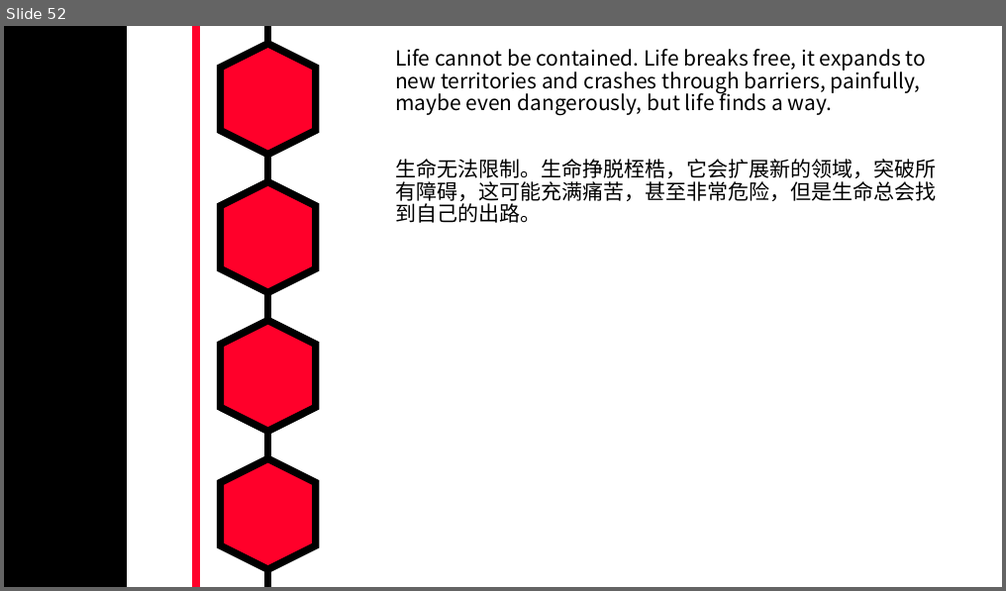
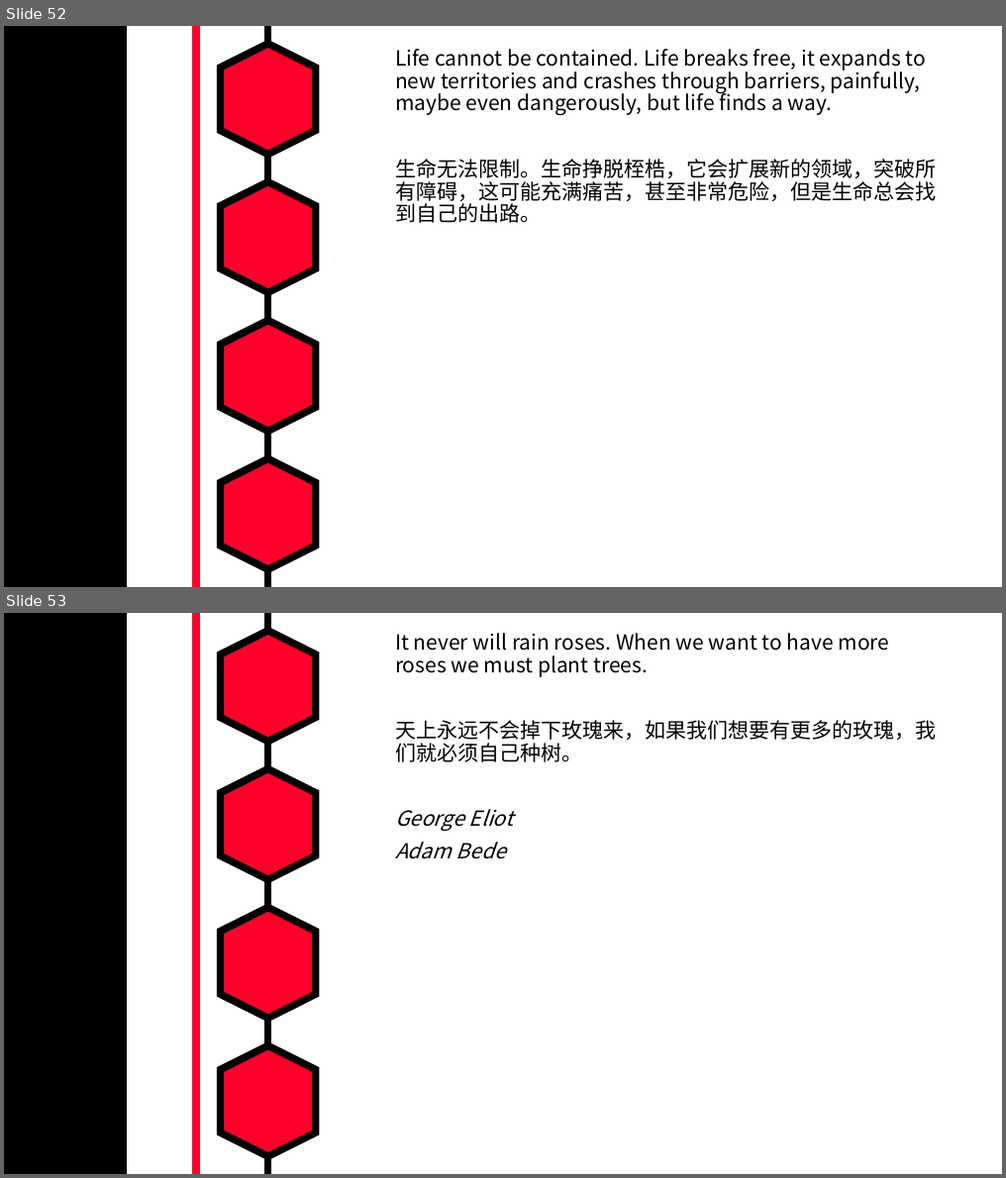
Before and after one commit to MarkShen1992/PPT-template, a slide deck: morning reading/iridescent english sentenses.pptx. Shown one above the other, each under a label of ours: slide 52 before the commit, slides 52 and 53 after it. The pictures are 1006x591 and 1006x1178 pixels, drawn with LibreOffice and Linux fonts; fonts in the diff are those of the drawing. Boxes give left, top, right and bottom in pixels: in the first picture for what was removed or moved away, otherwise in the second. Text is boxed around its words. In the diff, an @@ line names an element or a change of style, - is before the commit and + after.

```diff
--- a/morning reading/iridescent english sentenses.pptx
+++ b/morning reading/iridescent english sentenses.pptx
@@ slide 53 added at [4, 613, 1002, 1174], background #FFFFFF; not listed: 7 template elements that a slide beside it also shows @@
@@ text added at [395, 633, 937, 860], 20 pt, text #000000 @@
+It never will rain roses. When we want to have more roses we must plant trees.
+天上永远不会掉下玫瑰来，如果我们想要有更多的玫瑰，我们就必须自己种树。
+George Eliot
+Adam Bede
```
Also in this commit, not shown: 7 other slides added.
